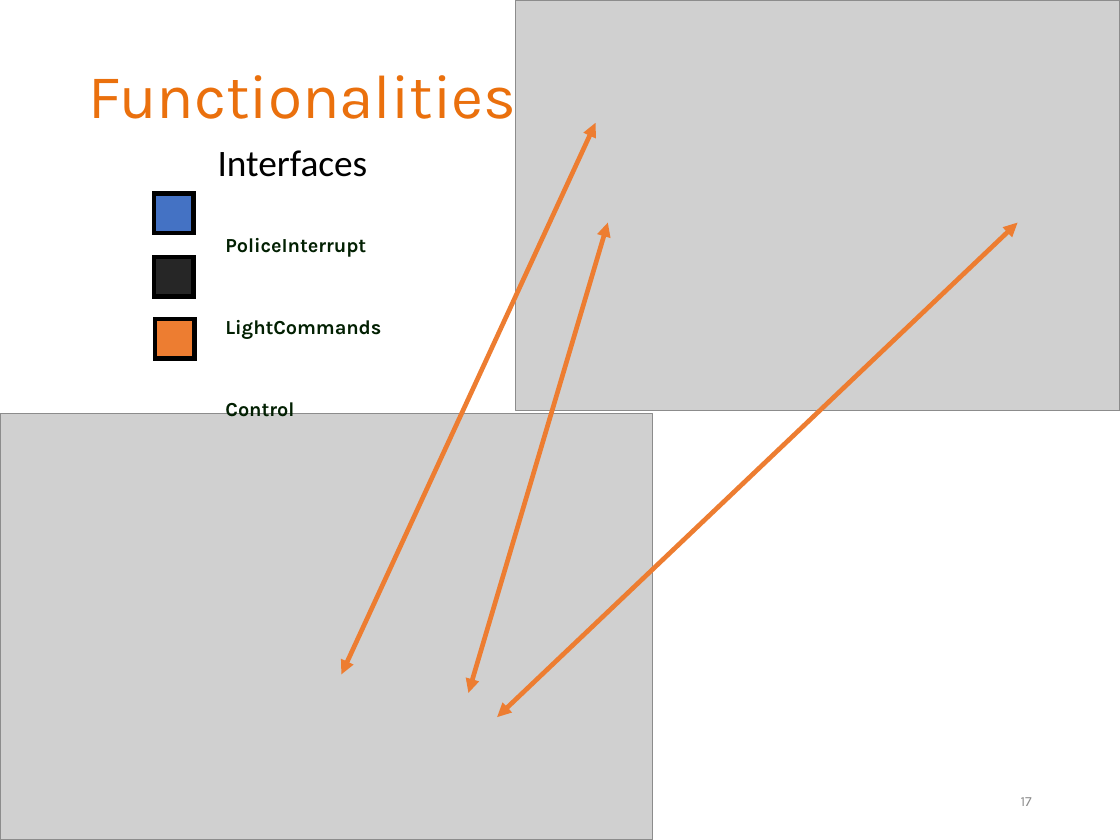
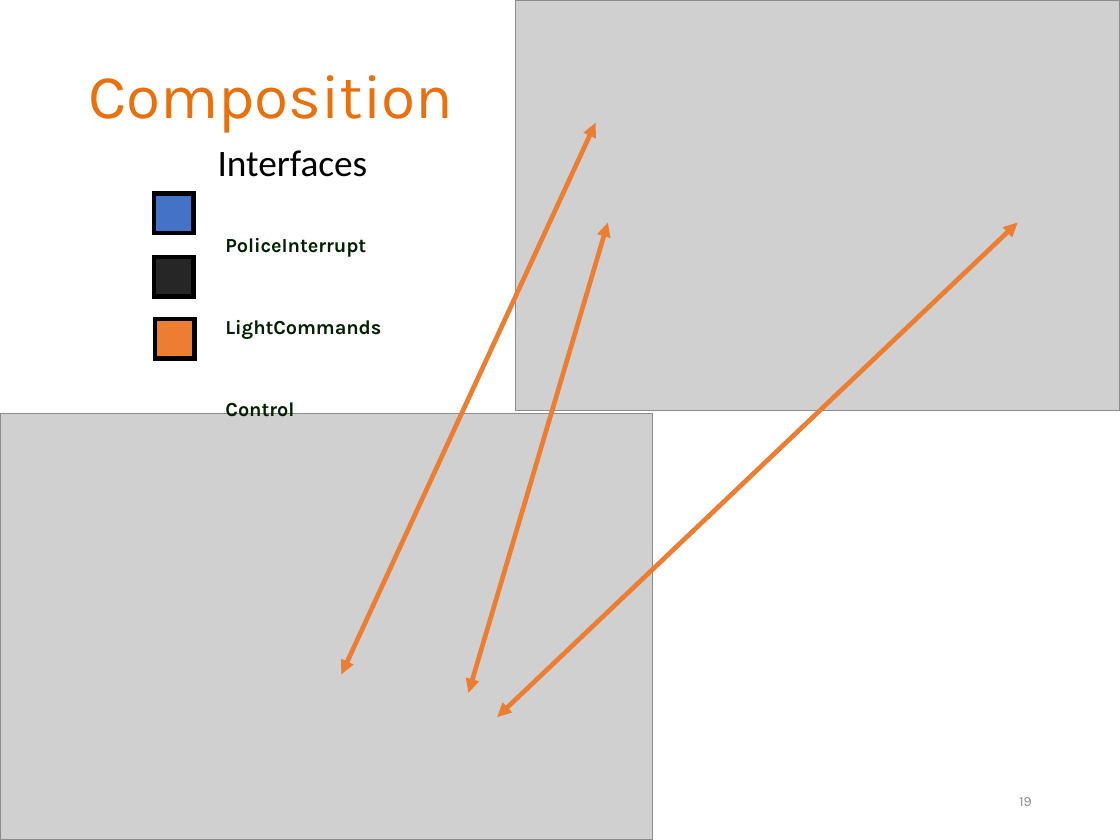
Before and after one commit to grbeni/minisymp2018, a slide deck: slide 19 of presentation/gb_mv_gamma.pptx (slide 17 before the commit). Drawn at 1120x840 pixels with LibreOffice and Linux fonts; fonts in the diff are those of the drawing; grey boxes stand for pictures; background and template pictures are left out. Boxes give left, top, right and bottom in pixels: in the first picture for what was removed or moved away, otherwise in the second. Text is boxed around its words. In the diff, an @@ line names an element or a change of style, - is before the commit and + after.

```diff
--- a/presentation/gb_mv_gamma.pptx
+++ b/presentation/gb_mv_gamma.pptx
@@ text at box(88, 75, 453, 133): text changed @@
-Functionalities
+Composition
@@ page number at box(1019, 797, 1032, 806): text changed @@
-17
+19
```
Also in this commit, not shown: 3 other slides changed, 3 slides added, 1 slide removed.
